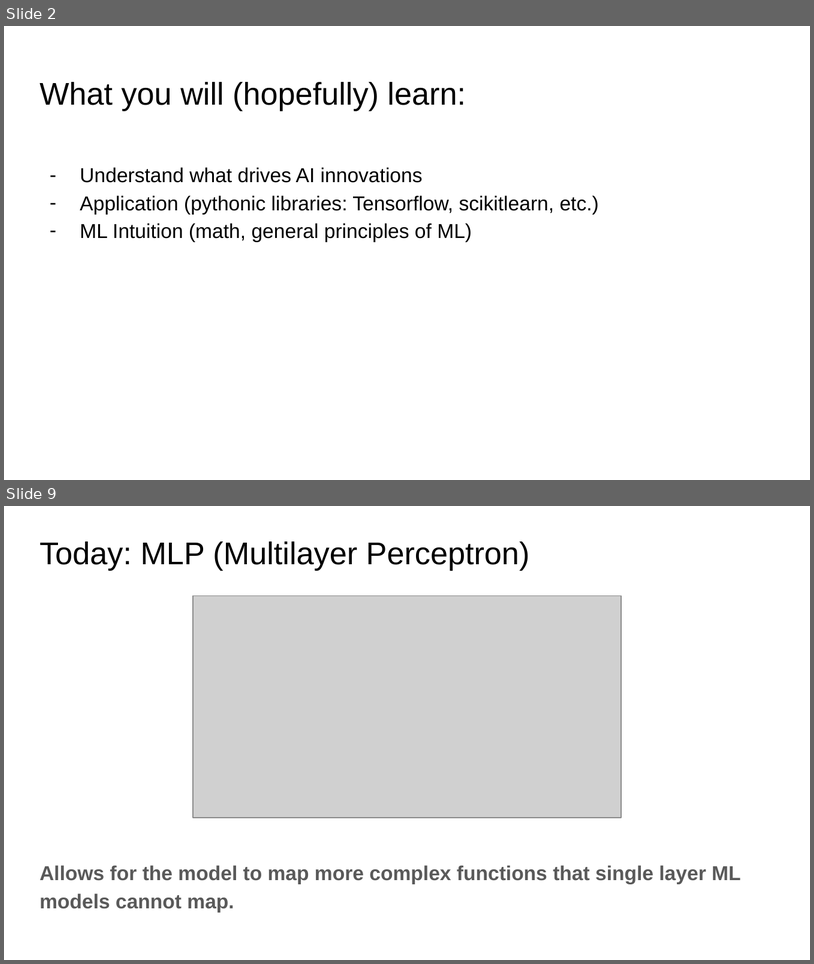
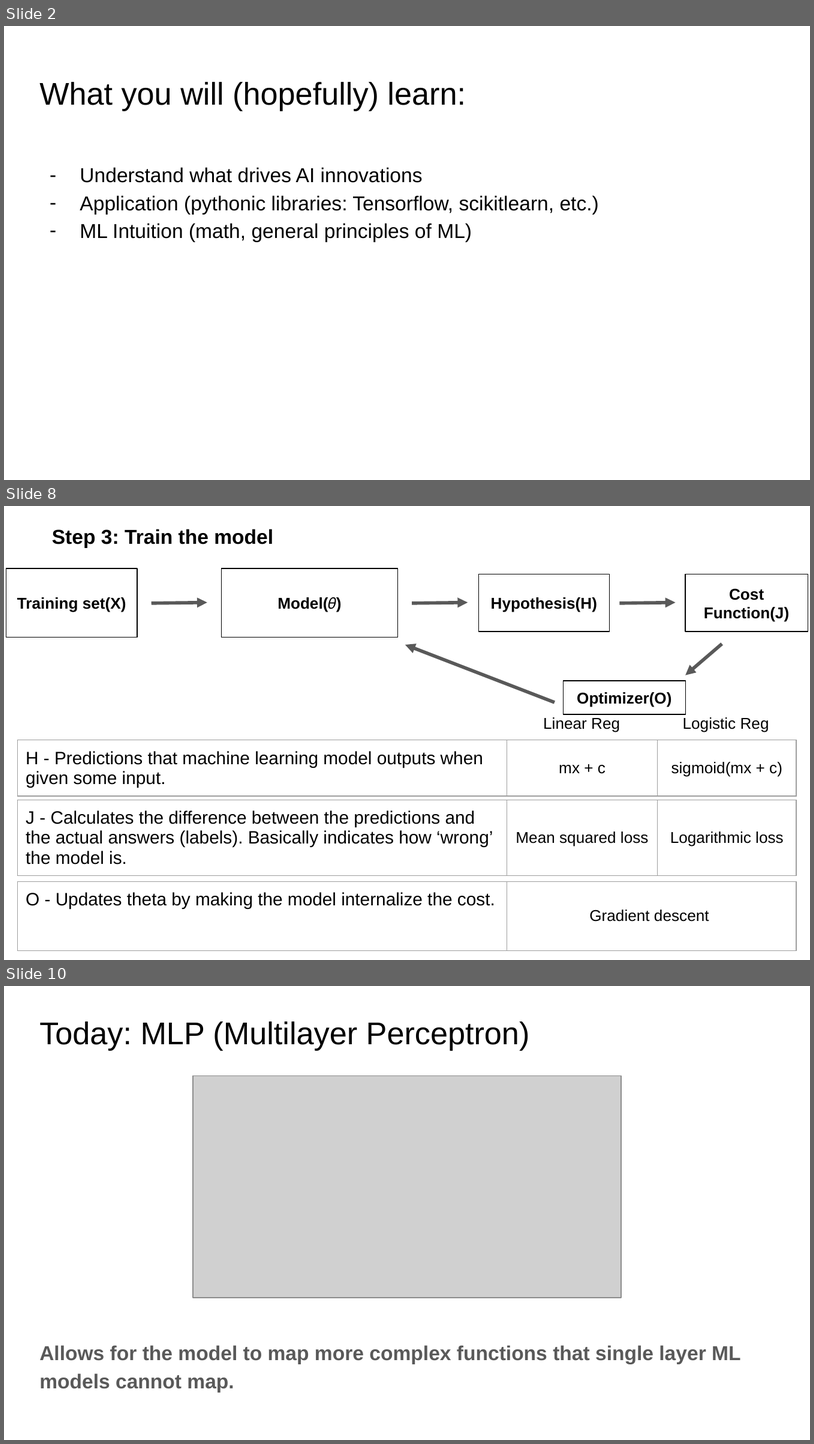
Before and after one commit to Benjamintdk/ML201, a slide deck: MLP/Lesson 1_ MLP.pptx. Shown one above the other, each under a label of ours: slides 2 and 9 before the commit, slides 2, 8 and 10 after it; the slides between them are not shown. The pictures are 814x964 and 814x1444 pixels, drawn with LibreOffice and Linux fonts; fonts in the diff are those of the drawing; grey boxes stand for pictures. Boxes give left, top, right and bottom in pixels: in the first picture for what was removed or moved away, otherwise in the second. Text is boxed around its words. In the diff, an @@ line names an element or a change of style, - is before the commit and + after.

```diff
--- a/MLP/Lesson 1_ MLP.pptx
+++ b/MLP/Lesson 1_ MLP.pptx
@@ slide 8 added at (4,506,810,960), background #FFFFFF @@
@@ text added at (52,529,273,547), 18 pt, text #000000, bold @@
+Step 3: Train the model
@@ rectangle added at (6,568,138,637), outline #000000 0.75 pt, 14 pt, text #000000, bold @@
+Training set(X)
@@ rectangle added at (222,568,398,637), outline #000000 0.75 pt, 14 pt, text #000000, bold @@
+Model(𝜃)
@@ rectangle added at (479,574,611,631), outline #000000 0.75 pt, 14 pt, text #000000, bold @@
+Hypothesis(H)
@@ rectangle added at (686,574,808,631), outline #000000 0.75 pt, 14 pt, text #000000, bold @@
+Cost Function(J)
@@ arrow added from (152, 603) to (207, 603), #595959 3 pt @@
@@ arrow added from (412, 603) to (468, 603), #595959 3 pt @@
@@ arrow added from (620, 603) to (676, 603), #595959 3 pt @@
@@ arrow added from (555, 702) to (405, 645), #595959 3 pt @@
@@ arrow added from (723, 644) to (686, 675), #595959 3 pt @@
@@ rectangle added at (564,681,686,715), outline #000000 0.75 pt, 14 pt, text #000000, bold @@
+Optimizer(O)
@@ text added at (543,717,620,732), 14 pt, text #000000 @@
+Linear Reg
@@ text added at (683,717,770,732), 14 pt, text #000000 @@
+Logistic Reg
@@ table added at (18,740,797,960), 1 rows, 3 columns @@
+H - Predictions that machine learning model outputs when given some input. | mx + c | sigmoid(mx + c)
@@ table added at (18,799,797,960), 1 rows, 3 columns @@
+J - Calculates the difference between the predictions and the actual answers (labels). Basically indicates how ‘wrong’ the model is. | Mean squared loss | Logarithmic loss
@@ table added at (18,881,797,960), 1 rows, 2 columns @@
+O - Updates theta by making the model internalize the cost. | Gradient descent
@@ what was slide 9 is now slide 10 @@
```
Also in this commit, not shown: 6 slides changed, 3 other slides added, 2 slides removed, 3 other files.
